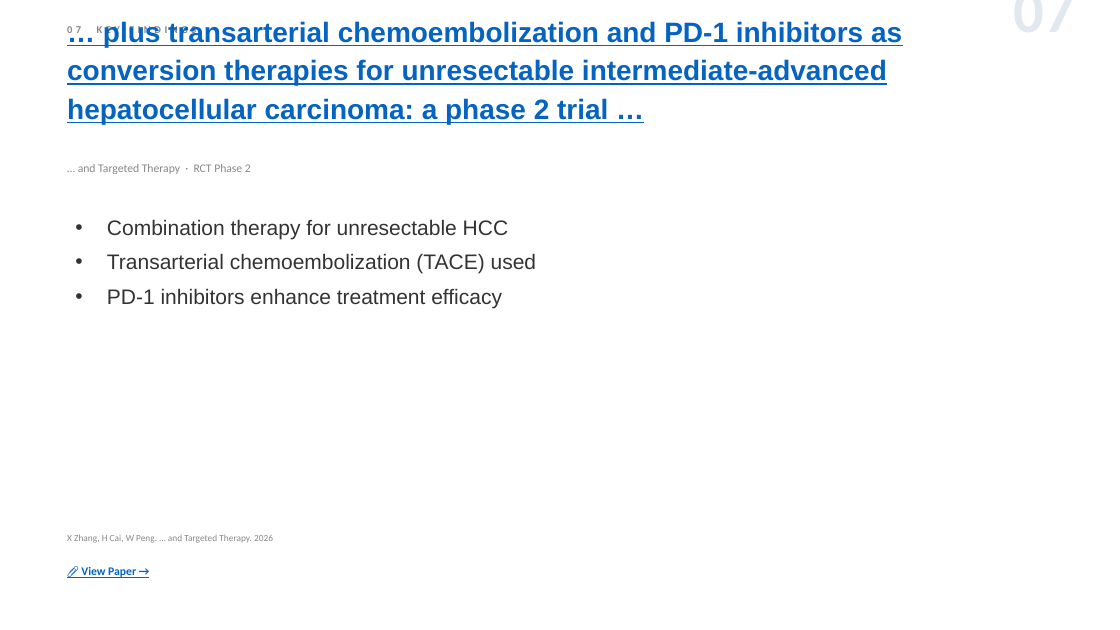
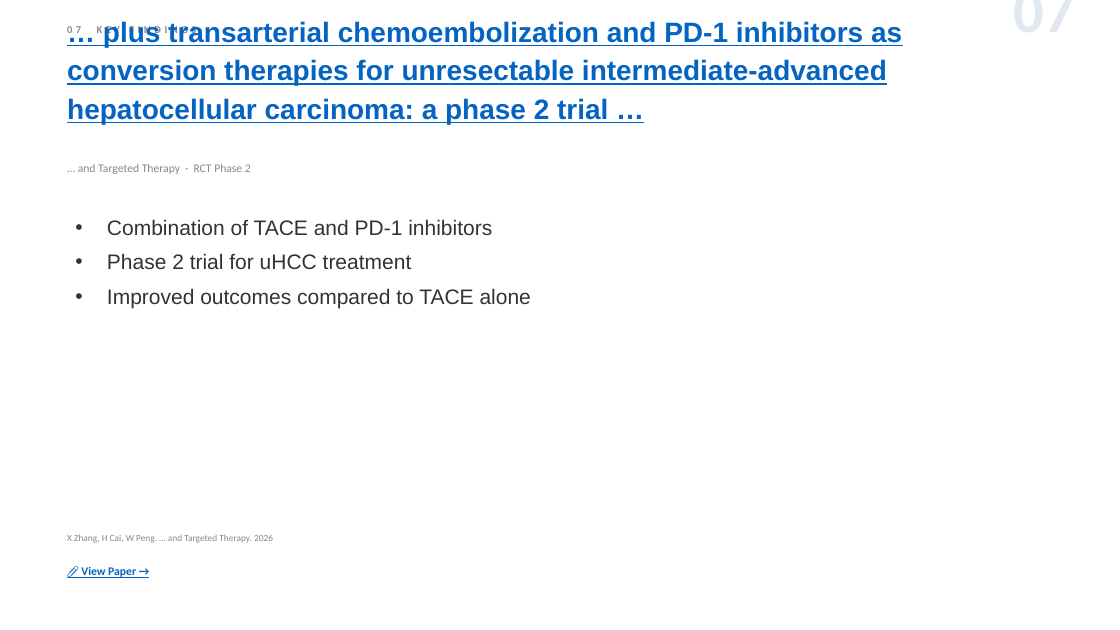
Before and after one commit to jejenhu-maker/hcc-weekly-digest, a slide deck: slide 9 of docs/digest-en.pptx. Drawn at 1120x630 pixels with LibreOffice and Linux fonts; fonts in the diff are those of the drawing. Boxes give left, top, right and bottom in pixels: in the first picture for what was removed or moved away, otherwise in the second. Text is boxed around its words. In the diff, an @@ line names an element or a change of style, - is before the commit and + after.

```diff
--- a/docs/digest-en.pptx
+++ b/docs/digest-en.pptx
@@ text at (107,219,531,308): text changed @@
-• Combination therapy for unresectable HCC
-• Transarterial chemoembolization (TACE) used
-• PD-1 inhibitors enhance treatment efficacy
+• Combination of TACE and PD-1 inhibitors
+• Phase 2 trial for uHCC treatment
+• Improved outcomes compared to TACE alone
```
Also in this commit, not shown: 13 other slides changed, 2 other files.
